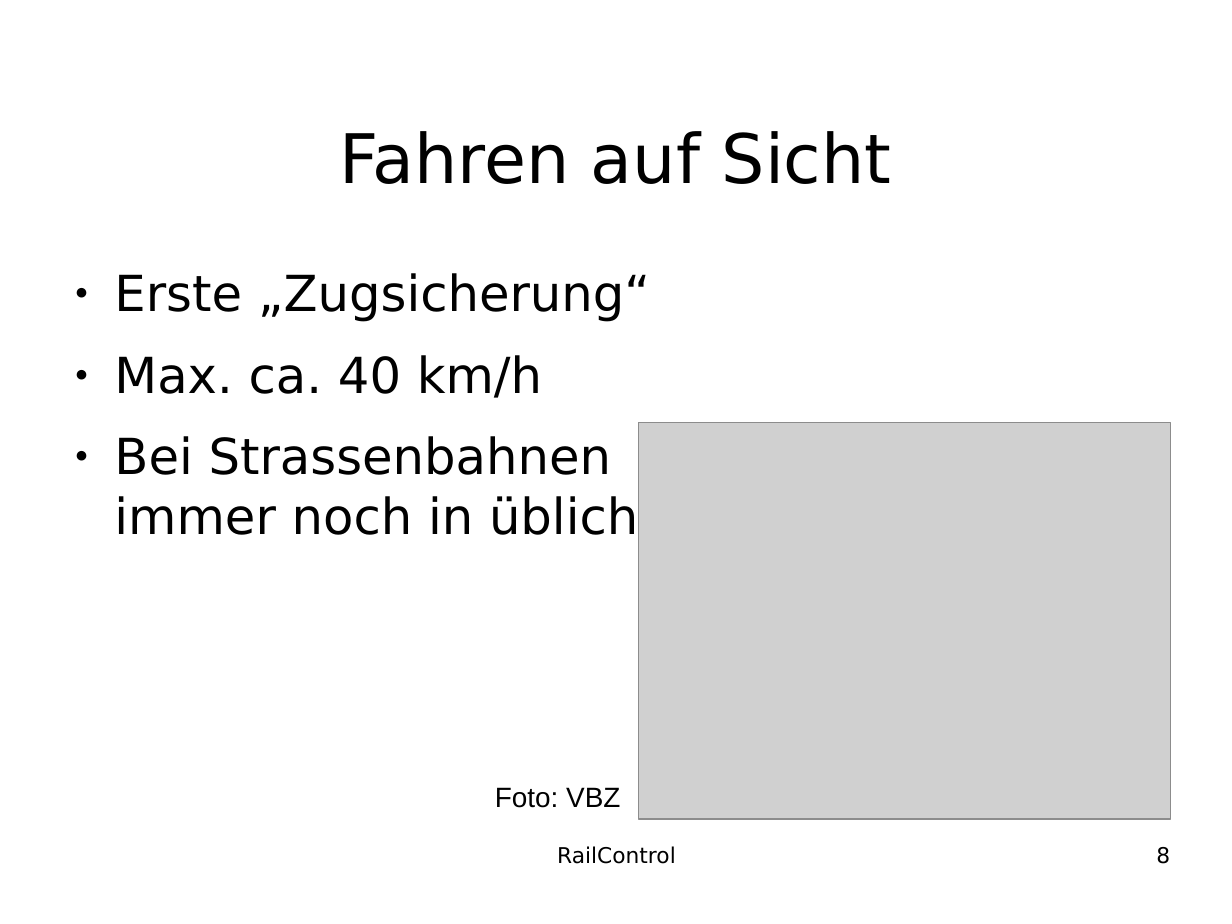
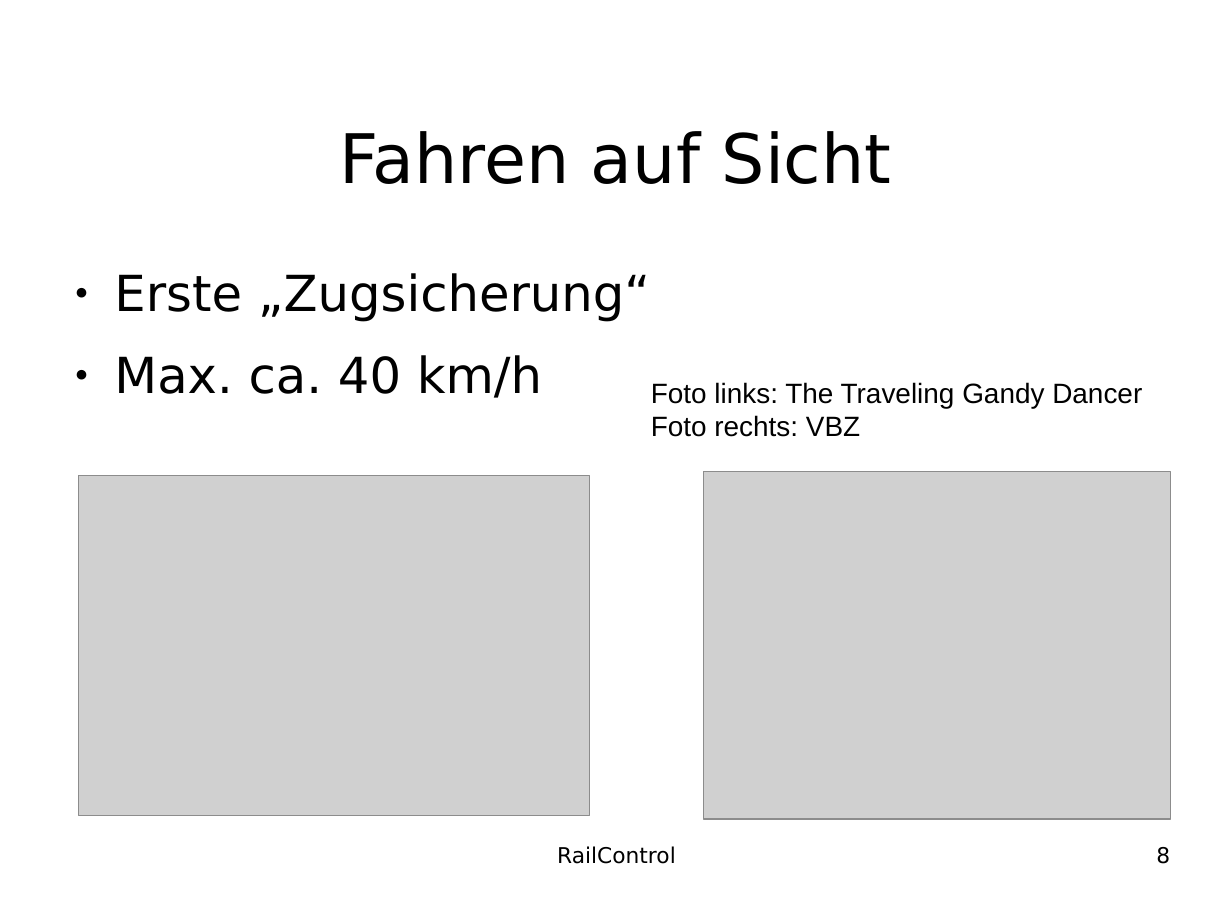
Before and after one commit to teddych/railcontrol, a slide deck: slide 8 of MAS/MAS_Thesis.odp. Drawn at 1232x924 pixels with LibreOffice and Linux fonts; fonts in the diff are those of the drawing; grey boxes stand for pictures; background and template pictures are left out. Boxes give left, top, right and bottom in pixels: in the first picture for what was removed or moved away, otherwise in the second. Text is boxed around its words. In the diff, an @@ line names an element or a change of style, - is before the commit and + after.

```diff
--- a/MAS/MAS_Thesis.odp
+++ b/MAS/MAS_Thesis.odp
@@ text at <box>651,382,1142,437</box>: text changed @@
-Foto: VBZ
+Foto links: The Traveling Gandy Dancer
+Foto rechts: VBZ
@@ text at <box>114,436,638,535</box>: paragraph removed @@
-● Bei Strassenbahnen
-  immer noch in üblich
@@ picture added at <box>78,475,589,816</box> @@
@@ picture: place and size @@
-picture at <box>638,423,1171,819</box>
+picture at <box>704,472,1171,819</box>
```
Also in this commit, not shown: 3 other slides changed.
